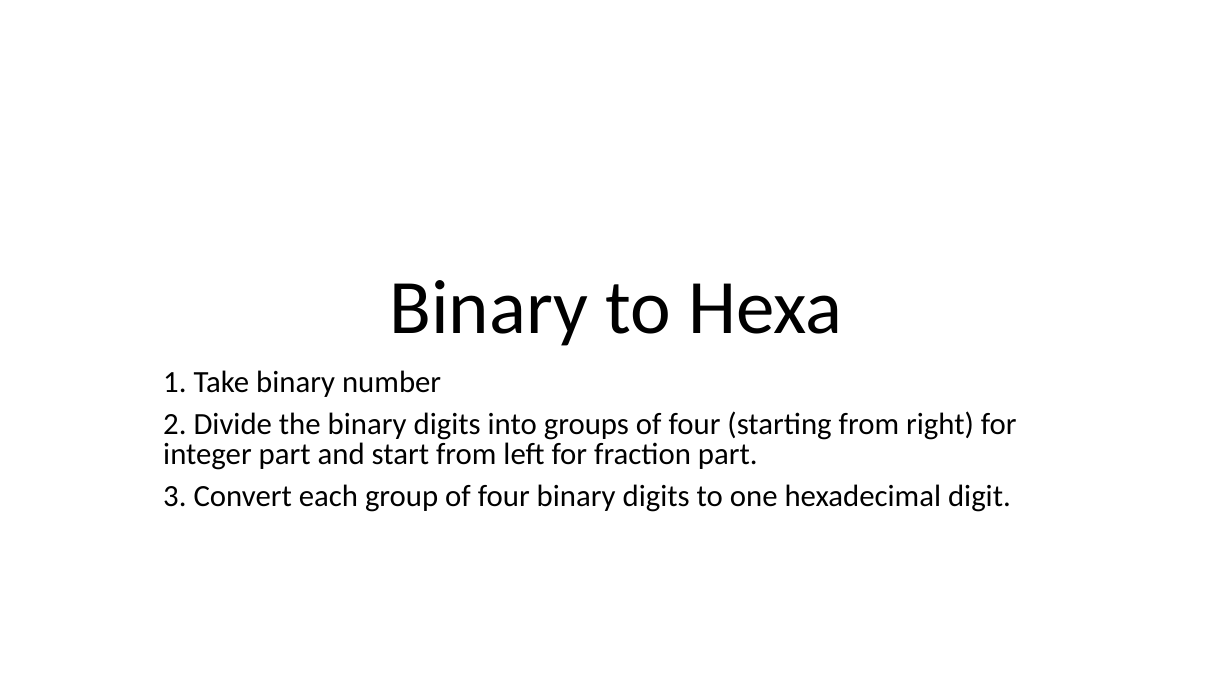
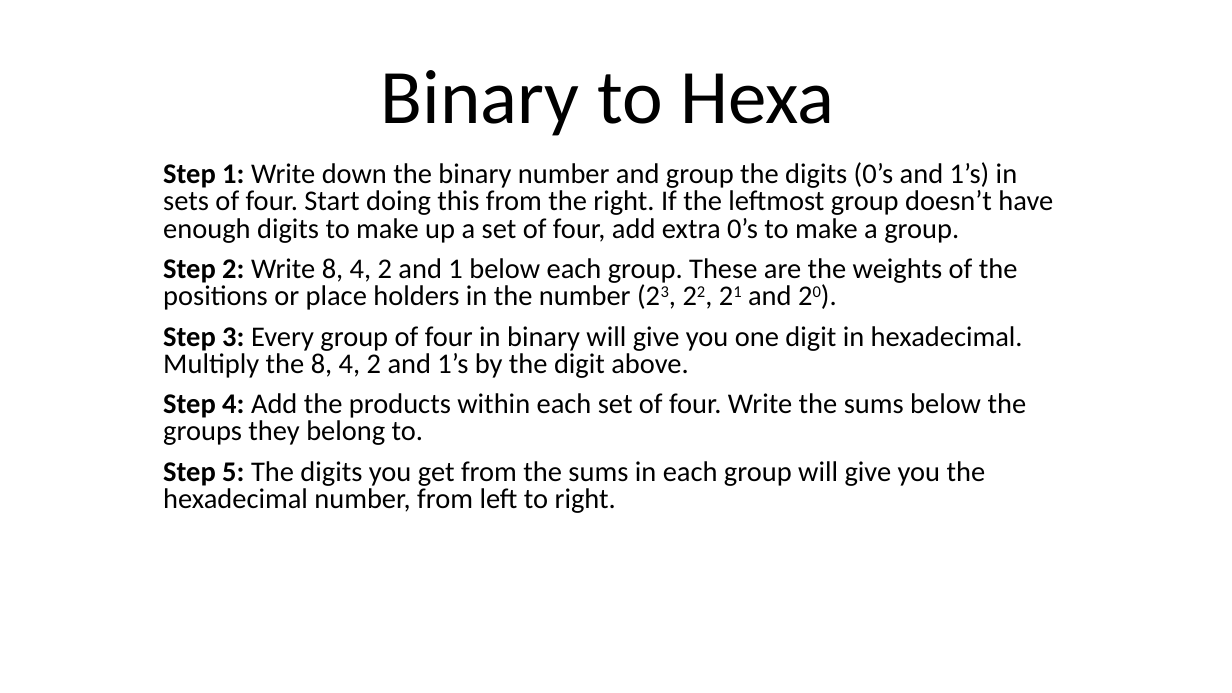
Before and after one commit to daoxuantruong/Demo, a slide deck: slide 1 of New Microsoft PowerPoint Presentation.pptx. Drawn at 1232x693 pixels with LibreOffice and Linux fonts; fonts in the diff are those of the drawing. Boxes give left, top, right and bottom in pixels: in the first picture for what was removed or moved away, otherwise in the second. Text is boxed around its words. In the diff, an @@ line names an element or a change of style, - is before the commit and + after.

```diff
--- a/New Microsoft PowerPoint Presentation.pptx
+++ b/New Microsoft PowerPoint Presentation.pptx
@@ title "Binary to Hexa": place and size @@
-title "Binary to Hexa" at [389,280,842,346]
+title "Binary to Hexa" at [381,70,834,136]
@@ subtitle at [163,162,1053,513]: text changed; size 24 to 22.2 pt @@
-1. Take binary number
-2. Divide the binary digits into groups of four (starting from right) for integer part and start from left for fraction part.
-3. Convert each group of four binary digits to one hexadecimal digit.
+Step 1: Write down the binary number and group the digits (0’s and 1’s) in sets of four. Start doing this from the right. If the leftmost group doesn’t have enough digits to make up a set of four, add extra 0’s to make a group.
+Step 2: Write 8, 4, 2 and 1 below each group. These are the weights of the positions or place holders in the number (23, 22, 21 and 20).
+Step 3: Every group of four in binary will give you one digit in hexadecimal. Multiply the 8, 4, 2 and 1’s by the digit above.
+Step 4: Add the products within each set of four. Write the sums below the groups they belong to.
+Step 5: The digits you get from the sums in each group will give you the hexadecimal number, from left to right.
```
Also in this commit, not shown: 1 other slide changed, 2 slides added.
